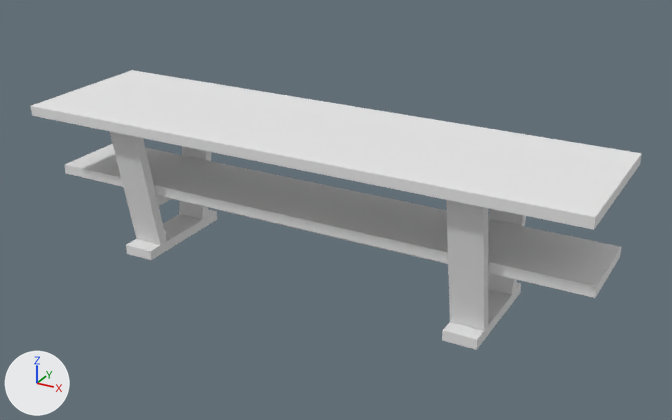
A saved change to the OBJ model assets/module/smalltable.obj.
Camera for both pictures: a camera (50 mm lens) standing at (1.62, -2.78, 1.68) and looking at (0.07, 0.03, 0.27). Lighting does not change. The marker at lower left points along +X, +Y and +Z. Where no turn or scale is listed for an object, it has been applied to the vertices. Vertices at the same position are counted once.

The first picture shows 'smcn22.lwo'.
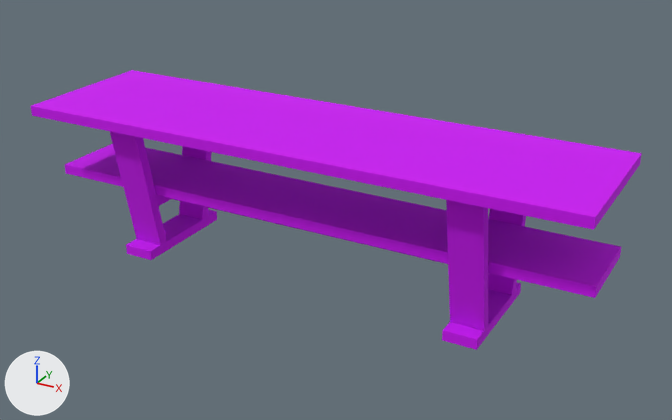
Pixel boxes [x1, y1, x2, y2] of what changed, in the pictures (672 x 420 px):
part 1 of me_smcn22_lwo, recoloured (white to purple): [31, 70, 642, 350] in both

Patch to the scene script:
```diff
--- a/assets/module/smalltable.obj.py
+++ b/assets/module/smalltable.obj.py
@@ mat_wood5 @@
+mat_wood5 = principled_material('wood5')
+mat_wood5.base_color = (0.6, 0.0, 0.9)  # purple #cb00f3
+mat_wood5.roughness = 1.0
@@ mat_metal1 @@
+mat_metal1 = principled_material('metal1')
+mat_metal1.base_color = (0.8, 0.8, 0.9)  # white #e7e7f3
+mat_metal1.roughness = 1.0
@@ me_smcn22_lwo @@
 me_smcn22_lwo.from_pydata(...)  # 3952 vertices, 4154 faces; spans x -1.1..1.1, y -0.3..0.3, z 0.0..0.59
 # used by ob_smcn22_lwo; location = (0.0, 0.0, 0.0)
-me_smcn22_lwo.materials.append(mat_metal)  # white #e7e7e7
+# me_smcn22_lwo part 1: all 3290 faces that had it switch from mat_wood (white #e7e7e7) to mat_wood5 (purple #cb00f3)
+me_smcn22_lwo.materials.append(mat_metal1)  # white #e7e7f3
```
